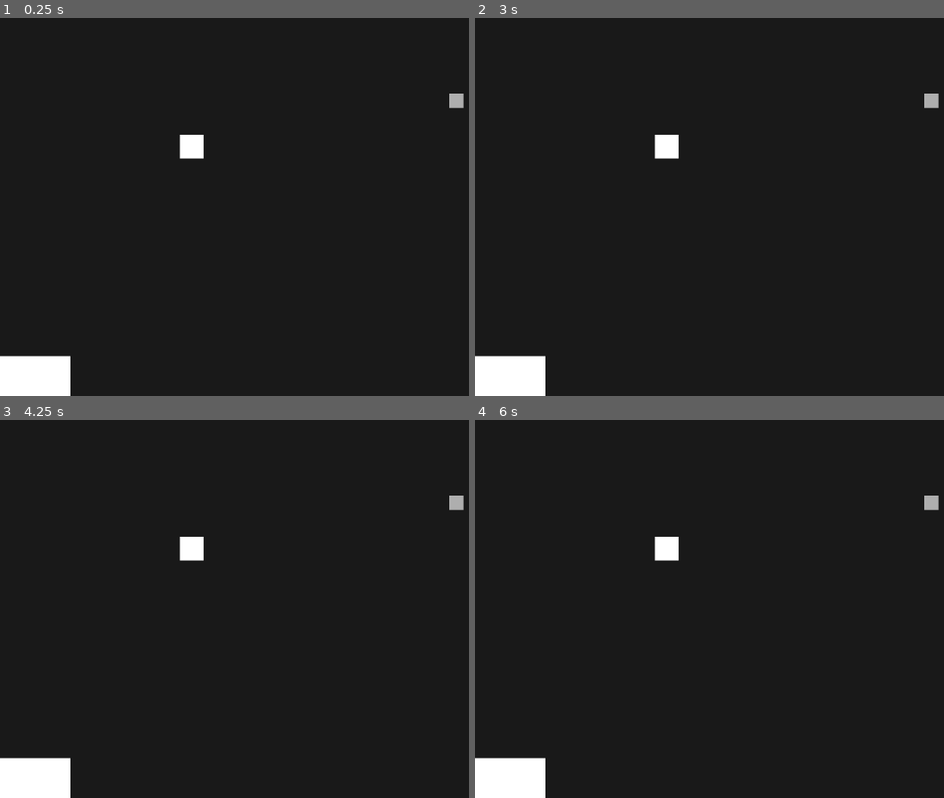
Above: before the commit, frames 1-4 (two rows, left to right).
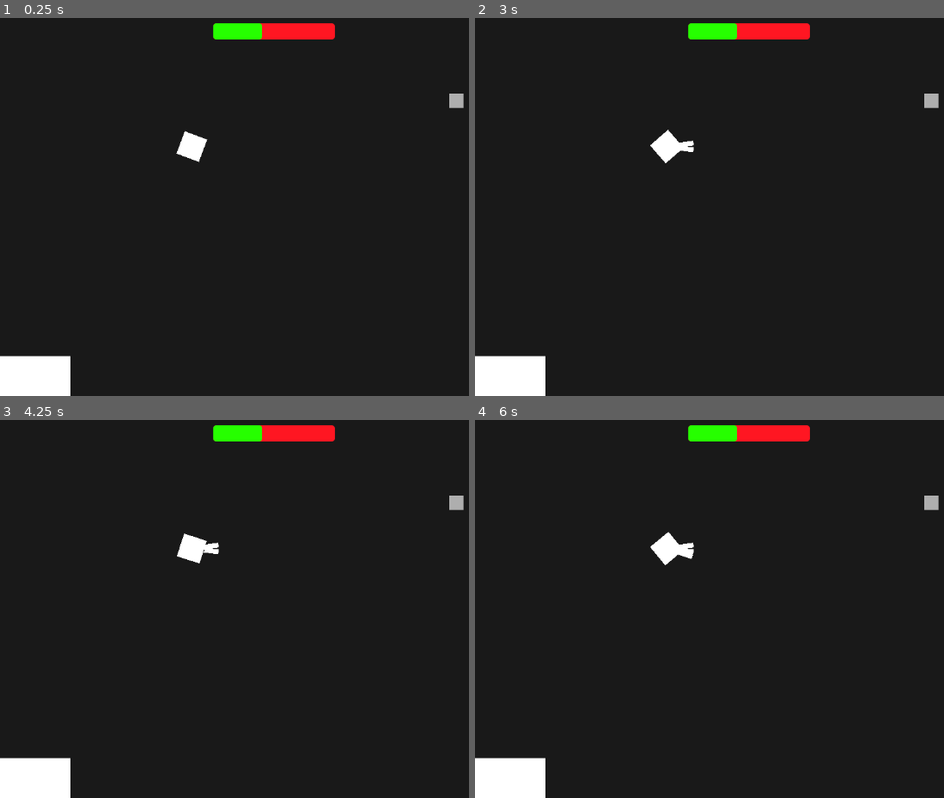
Above: after the commit, the same moments.

Repository: Rng2MAGS/DT--Project-WORTH-MY-ENTIRE-GRADE
Game: Godot game, scene res://scenes/background.tscn
Same seed, same stepped clock (60 frames per second), same inputs: the game is played once before the commit and once after it.
Inputs (mouse positions are in pixels of both pictures, inside the frame that each line leads up to):
- Up to frame 1 (0.25 s): no input
- Up to frame 2 (3 s): tap Enter at 0.5, 2 s; move the mouse to (outside the picture) at 0.52 s; tap Space at 1.25, 2.75 s; move the mouse to (681, 222) at 1.27 s; move the mouse to (887, 120) at 2.02 s; move the mouse to (784, 278) at 2.77 s
- Up to frame 3 (4.25 s): tap Enter at 3.5 s; move the mouse to (outside the picture) at 3.52 s
- Up to frame 4 (6 s): tap Space at 4.25 s; move the mouse to (611, 548) at 4.27 s; move the mouse to (850, 605) at 5.02 s; move the mouse to (714, 506) at 5.77 s

The runs differ from the first frame. In frame 1, 1.2% of the frame differs, in the area x 37-72%, y 1-39%; in frame 2, 1.3%; in frame 3, 1.3%; in frame 4, 1.4%.

Commit message:
8
fixed bugs and other movement issues

Diff:
--- a/project-worth--my-whole-grade/bullet.tscn
+++ b/project-worth--my-whole-grade/bullet.tscn
@@ -18,6 +18,7 @@
 func _bullet_land(body: Node2D) -> void:
 	if body.is_in_group(\"asteroid\"):
 		body.take_damage()
+		queue_free()
 "
 
 [sub_resource type="RectangleShape2D" id="RectangleShape2D_rtl8c"]
--- a/project-worth--my-whole-grade/health_bar.tscn
+++ /dev/null
@@ -1,44 +0,0 @@
-[gd_scene format=3 uid="uid://cirbj1mxb0tee"]
-
-[sub_resource type="StyleBoxFlat" id="StyleBoxFlat_03b2l"]
-bg_color = Color(1, 0.08780869, 0.13479945, 1)
-corner_radius_top_left = 5
-corner_radius_top_right = 5
-corner_radius_bottom_right = 5
-corner_radius_bottom_left = 5
-corner_detail = 20
-
-[sub_resource type="StyleBoxFlat" id="StyleBoxFlat_q631a"]
-bg_color = Color(0.14901961, 1, 0, 1)
-corner_radius_top_left = 5
-corner_radius_top_right = 5
-corner_radius_bottom_right = 5
-corner_radius_bottom_left = 5
-corner_detail = 20
-
-[sub_resource type="GDScript" id="GDScript_7igj3"]
-script/source = "extends ProgressBar
-
-var player_health
-var health_bar: ProgressBar
-
-# Called when the node enters the scene tree for the first time.
-func _ready() -> void:
-	pass # Replace with function body.
-
-
-# Called every frame. 'delta' is the elapsed time since the previous frame.
-func _process(delta: float) -> void:
-	pass
-"
-
-[node name="ProgressBar" type="ProgressBar" unique_id=432010273]
-offset_right = 204.0
-offset_bottom = 27.0
-theme_override_styles/background = SubResource("StyleBoxFlat_03b2l")
-theme_override_styles/fill = SubResource("StyleBoxFlat_q631a")
-max_value = 5.0
-step = 1.0
-value = 2.0
-show_percentage = false
-script = SubResource("GDScript_7igj3")
--- a/project-worth--my-whole-grade/project.godot
+++ b/project-worth--my-whole-grade/project.godot
@@ -20,6 +20,7 @@
 Ship=""
 level=""
 asteroid=""
+bullet=""
 
 [input]
 
@@ -55,6 +56,36 @@
 , Object(InputEventKey,"resource_local_to_scene":false,"resource_name":"","device":-1,"window_id":0,"alt_pressed":false …(183 unchanged characters)…
 ]
 }
+ui_shoot={
+"deadzone": 0.2,
+"events": [Object(InputEventKey,"resource_local_to_scene":false,"resource_name":"","device":-1,"window_id":0,"alt_pressed":false,"shift_pressed":false,"ctrl_pressed":false,"meta_pressed":false,"pressed":false,"keycode":0,"physical_keycode":32,"key_label":0,"unicode":32,"location":0,"echo":false,"script":null)
+, Object(InputEventMouseButton,"resource_local_to_scene":false,"resource_name":"","device":-1,"window_id":0,"alt_pressed":false,"shift_pressed":false,"ctrl_pressed":false,"meta_pressed":false,"button_mask":0,"position":Vector2(0, 0),"global_position":Vector2(0, 0),"factor":1.0,"button_index":1,"canceled":false,"pressed":false,"double_click":false,"script":null)
+]
+}
+ui_player_up={
+"deadzone": 0.2,
+"events": [Object(InputEventKey,"resource_local_to_scene":false,"resource_name":"","device":-1,"window_id":0,"alt_pressed":false,"shift_pressed":false,"ctrl_pressed":false,"meta_pressed":false,"pressed":false,"keycode":0,"physical_keycode":87,"key_label":0,"unicode":119,"location":0,"echo":false,"script":null)
+, Object(InputEventKey,"resource_local_to_scene":false,"resource_name":"","device":-1,"window_id":0,"alt_pressed":false,"shift_pressed":false,"ctrl_pressed":false,"meta_pressed":false,"pressed":false,"keycode":0,"physical_keycode":4194320,"key_label":0,"unicode":0,"location":0,"echo":false,"script":null)
+]
+}
+ui_player_down={
+"deadzone": 0.2,
+"events": [Object(InputEventKey,"resource_local_to_scene":false,"resource_name":"","device":-1,"window_id":0,"alt_pressed":false,"shift_pressed":false,"ctrl_pressed":false,"meta_pressed":false,"pressed":false,"keycode":0,"physical_keycode":83,"key_label":0,"unicode":115,"location":0,"echo":false,"script":null)
+, Object(InputEventKey,"resource_local_to_scene":false,"resource_name":"","device":-1,"window_id":0,"alt_pressed":false,"shift_pressed":false,"ctrl_pressed":false,"meta_pressed":false,"pressed":false,"keycode":0,"physical_keycode":4194322,"key_label":0,"unicode":0,"location":0,"echo":false,"script":null)
+]
+}
+ui_player_right={
+"deadzone": 0.2,
+"events": [Object(InputEventKey,"resource_local_to_scene":false,"resource_name":"","device":-1,"window_id":0,"alt_pressed":false,"shift_pressed":false,"ctrl_pressed":false,"meta_pressed":false,"pressed":false,"keycode":0,"physical_keycode":68,"key_label":0,"unicode":100,"location":0,"echo":false,"script":null)
+, Object(InputEventKey,"resource_local_to_scene":false,"resource_name":"","device":-1,"window_id":0,"alt_pressed":false,"shift_pressed":false,"ctrl_pressed":false,"meta_pressed":false,"pressed":false,"keycode":0,"physical_keycode":4194321,"key_label":0,"unicode":0,"location":0,"echo":false,"script":null)
+]
+}
+ui_player_left={
+"deadzone": 0.2,
+"events": [Object(InputEventKey,"resource_local_to_scene":false,"resource_name":"","device":-1,"window_id":0,"alt_pressed":false,"shift_pressed":false,"ctrl_pressed":false,"meta_pressed":false,"pressed":false,"keycode":0,"physical_keycode":65,"key_label":0,"unicode":97,"location":0,"echo":false,"script":null)
+, Object(InputEventKey,"resource_local_to_scene":false,"resource_name":"","device":-1,"window_id":0,"alt_pressed":false,"shift_pressed":false,"ctrl_pressed":false,"meta_pressed":false,"pressed":false,"keycode":0,"physical_keycode":4194319,"key_label":0,"unicode":0,"location":0,"echo":false,"script":null)
+]
+}
 
 [physics]
 
--- a/project-worth--my-whole-grade/scenes/asteroid.tscn
+++ b/project-worth--my-whole-grade/scenes/asteroid.tscn
@@ -1,30 +1,6 @@
 [gd_scene format=3 uid="uid://b6ajvrgrtgnny"]
 
-[sub_resource type="GDScript" id="GDScript_0md28"]
-script/source = "extends CharacterBody2D
-
-
-
-const SPEED = 300.0
-@export var player_health: int = 5
-
-func _physics_process(delta: float) -> void:
-
-
-	# Get the input direction and handle the movement/deceleration.
-	# As good practice, you should replace UI actions with custom gameplay actions.
-	var direction := Input.get_axis(\"ui_left\", \"ui_right\")
-	if direction:
-		velocity.x = direction * SPEED
-	else:
-		velocity.x = move_toward(velocity.x, 0, SPEED)
-
-	move_and_slide()
-
-
-func _player_dmg(body: Node2D) -> void:
-	player_health -= 1
-"
+[ext_resource type="Script" uid="uid://blfnii2yshklg" path="res://scripts/asteroid.gd" id="1_akfqu"]
 
 [sub_resource type="RectangleShape2D" id="RectangleShape2D_d0c22"]
 size = Vector2(32, 32)
@@ -33,7 +9,7 @@
 size = Vector2(24, 24)
 
 [node name="CharacterBody2D" type="CharacterBody2D" unique_id=1234631901]
-script = SubResource("GDScript_0md28")
+script = ExtResource("1_akfqu")
 
 [node name="ColorRect" type="ColorRect" parent="." unique_id=2099132891]
 offset_left = -12.0
--- a/project-worth--my-whole-grade/scenes/background.tscn
+++ b/project-worth--my-whole-grade/scenes/background.tscn
@@ -1,21 +1,8 @@
 [gd_scene format=3 uid="uid://bjhokq7vmeirh"]
 
 [ext_resource type="PackedScene" uid="uid://dydpswsiefbxk" path="res://scenes/ship.tscn" id="1_bkp1e"]
+[ext_resource type="Script" uid="uid://cnpqikrqqvvb5" path="res://scripts/background.gd" id="1_jougr"]
 [ext_resource type="PackedScene" uid="uid://b6ajvrgrtgnny" path="res://scenes/asteroid.tscn" id="2_y0upk"]
-
-[sub_resource type="GDScript" id="GDScript_bkp1e"]
-script/source = "extends Node2D
-
-
-# Called when the node enters the scene tree for the first time.
-func _ready() -> void:
-	pass # Replace with function body.
-
-
-# Called every frame. 'delta' is the elapsed time since the previous frame.
-func _process(delta: float) -> void:
-	pass
-"
 
 [sub_resource type="RectangleShape2D" id="RectangleShape2D_oabld"]
 size = Vector2(65.375, 725.375)
@@ -24,7 +11,7 @@
 size = Vector2(1188.5, 53)
 
 [node name="Node2D" type="Node2D" unique_id=402681183 groups=["level"]]
-script = SubResource("GDScript_bkp1e")
+script = ExtResource("1_jougr")
 
 [node name="ColorRect" type="ColorRect" parent="." unique_id=268071946]
 offset_right = 1152.0
--- a/project-worth--my-whole-grade/scenes/ship.tscn
+++ b/project-worth--my-whole-grade/scenes/ship.tscn
@@ -1,4 +1,6 @@
 [gd_scene format=3 uid="uid://dydpswsiefbxk"]
+
+[ext_resource type="PackedScene" uid="uid://c06ml87rwlagb" path="res://scenes/bullet.tscn" id="1_q631a"]
 
 [sub_resource type="GDScript" id="GDScript_4icm7"]
 resource_name = "ship"
@@ -6,31 +8,32 @@
 
 
 var speed = 500.0
+var health: int = 20
 var can_shoot: bool = true
+var bullet_speed: int = 800
 
 
 @export var pivot: Node2D
 @export var bullet_spawn: Marker2D
+@export var bullet_scene: PackedScene
 @export var bullet_timer: Timer
-@export var player_health: int
+@export var player_health: ProgressBar
 
 
 func _physics_process(_delta: float) -> void:
 	# Define direction
 	var direction: Vector2 = Vector2(0.0, 0.0)
 	# Get input direction and set the characters' velocity
-	direction.y = Input.get_axis(\"ui_up\", \"ui_down\")
-	if direction.y:
-		velocity.y = direction.y * speed
-	else:
-		velocity.y = move_toward(velocity.x, 0, speed)
-	direction.x = Input.get_axis(\"ui_left\", \"ui_right\")
-	if direction.x:
-		velocity.x = direction.x * speed
-	else:
-		velocity.x = move_toward(velocity.x, 0, speed)
-	#Prevent excess speed
+	direction.x = Input.get_axis(\"ui_player_left\",\"ui_player_right\")
+	direction.y = Input.get_axis(\"ui_player_up\",\"ui_player_down\")
+		#Prevent excess speed
 	velocity = speed * direction.normalized()
+
+	pivot.look_at(get_global_mouse_position())
+
+	if Input .is_action_pressed(\"ui_shoot\") and can_shoot:
+		_shooting()
+
 	move_and_slide()
 
 
@@ -40,13 +43,19 @@
 
 
 func _shooting() -> void:
-	var shoot = Input.get(\"ui_accept\")
-	if can_shoot == true:
+	var bullet = bullet_scene.instantiate()
+	bullet.rotation = pivot.rotation
+	bullet.global_position = bullet_spawn.global_position
+	add_sibling(bullet)
+	can_shoot = false
+	bullet_timer.start()
 
-		can_shoot = false
-
-	pass # Replace with function body.
-
+func take_damage() -> void:
+	if health > 0:
+		health -= 1
+		player_health.value = health
+	else:
+		get_tree().call_deferred(\"reload_current_scene\")
 
 
 
@@ -57,23 +66,57 @@
 
 "
 
+[sub_resource type="StyleBoxFlat" id="StyleBoxFlat_03b2l"]
+bg_color = Color(1, 0.08780869, 0.13479945, 1)
+corner_radius_top_left = 5
+corner_radius_top_right = 5
+corner_radius_bottom_right = 5
+corner_radius_bottom_left = 5
+corner_detail = 20
+
+[sub_resource type="StyleBoxFlat" id="StyleBoxFlat_q631a"]
+bg_color = Color(0.14901961, 1, 0, 1)
+corner_radius_top_left = 5
+corner_radius_top_right = 5
+corner_radius_bottom_right = 5
+corner_radius_bottom_left = 5
+corner_detail = 20
+
 [sub_resource type="CircleShape2D" id="CircleShape2D_03b2l"]
 radius = 20.0
 
-[node name="CharacterBody2D" type="CharacterBody2D" unique_id=1860692798 groups=["Ship"]]
+[node name="CharacterBody2D" type="CharacterBody2D" unique_id=1860692798 node_paths=PackedStringArray("pivot", "bullet_spawn", "bullet_timer", "player_health") groups=["Ship"]]
+motion_mode = 1
 script = SubResource("GDScript_4icm7")
+pivot = NodePath("Node2D")
+bullet_spawn = NodePath("Node2D/Marker2D")
+bullet_scene = ExtResource("1_q631a")
+bullet_timer = NodePath("Timer")
+player_health = NodePath("ProgressBar")
 
-[node name="ColorRect" type="ColorRect" parent="." unique_id=1006057726]
+[node name="ProgressBar" type="ProgressBar" parent="." unique_id=1051990565]
+offset_left = 36.0
+offset_top = -207.0
+offset_right = 240.0
+offset_bottom = -180.0
+theme_override_styles/background = SubResource("StyleBoxFlat_03b2l")
+theme_override_styles/fill = SubResource("StyleBoxFlat_q631a")
+max_value = 5.0
+step = 1.0
+value = 2.0
+show_percentage = false
+
+[node name="CollisionShape2D" type="CollisionShape2D" parent="." unique_id=1937133221]
+shape = SubResource("CircleShape2D_03b2l")
+
+[node name="Node2D" type="Node2D" parent="." unique_id=975228800]
+
+[node name="ColorRect" type="ColorRect" parent="Node2D" unique_id=1006057726]
 offset_left = -20.0
 offset_top = -20.0
 offset_right = 20.0
 offset_bottom = 20.0
 metadata/_edit_use_anchors_ = true
-
-[node name="CollisionShape2D" type="CollisionShape2D" parent="." unique_id=1937133221]
-shape = SubResource("CircleShape2D_03b2l")
-
-[node name="Node2D" type="Node2D" parent="." unique_id=975228800]
 
 [node name="Marker2D" type="Marker2D" parent="Node2D" unique_id=543650113]
 position = Vector2(25, 0)
@@ -81,5 +124,4 @@
 [node name="Timer" type="Timer" parent="." unique_id=63954017]
 wait_time = 0.2
 
-[connection signal="ready" from="." to="." method="_shooting"]
 [connection signal="timeout" from="Timer" to="." method="_bullet_timer"]
--- /dev/null
+++ b/project-worth--my-whole-grade/scripts/asteroid.gd
@@ -0,0 +1,11 @@
+extends CharacterBody2D
+
+const speed = 300.0
+
+# Called when the node enters the scene tree for the first time.
+func _ready() -> void:
+	pass
+
+# Called every frame. 'delta' is the elapsed time since the previous frame.
+func _physics_process(_delta: float) -> void:
+	pass
--- /dev/null
+++ b/project-worth--my-whole-grade/scripts/background.gd
@@ -0,0 +1,11 @@
+extends Node2D
+
+
+# Called when the node enters the scene tree for the first time.
+func _ready() -> void:
+	pass # Replace with function body.
+
+
+# Called every frame. 'delta' is the elapsed time since the previous frame.
+func _process(_delta: float) -> void:
+	pass
Not shown, added: project-worth--my-whole-grade/scripts/asteroid.gd.uid
Not shown, added: project-worth--my-whole-grade/scripts/background.gd.uid
